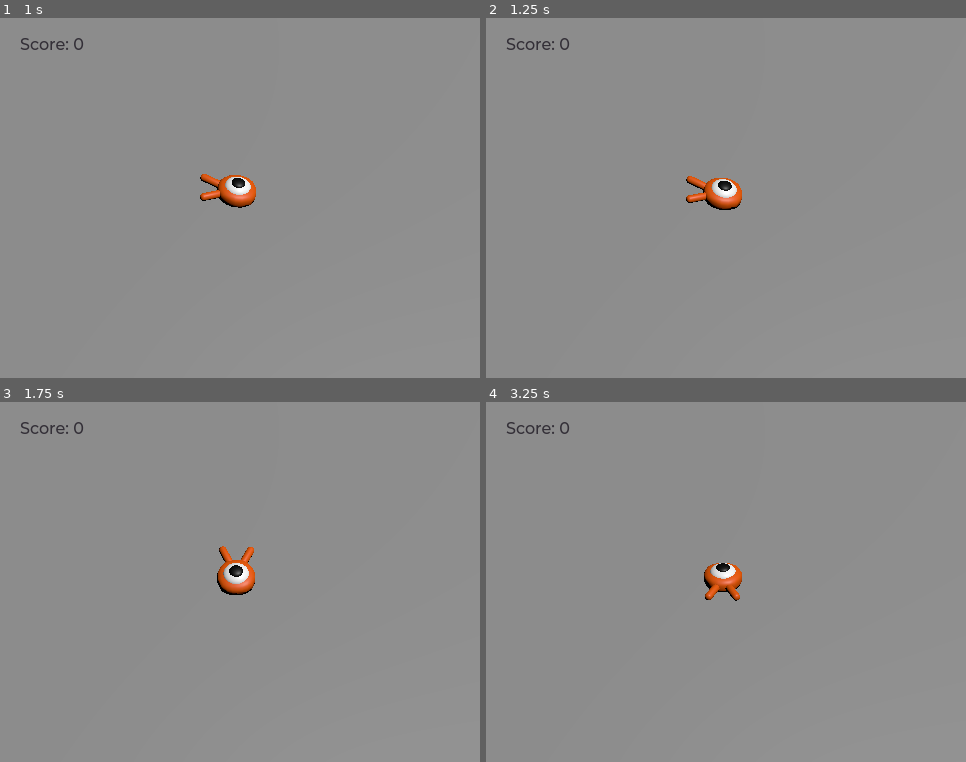
Above: before the commit, frames 1-4 (two rows, left to right).
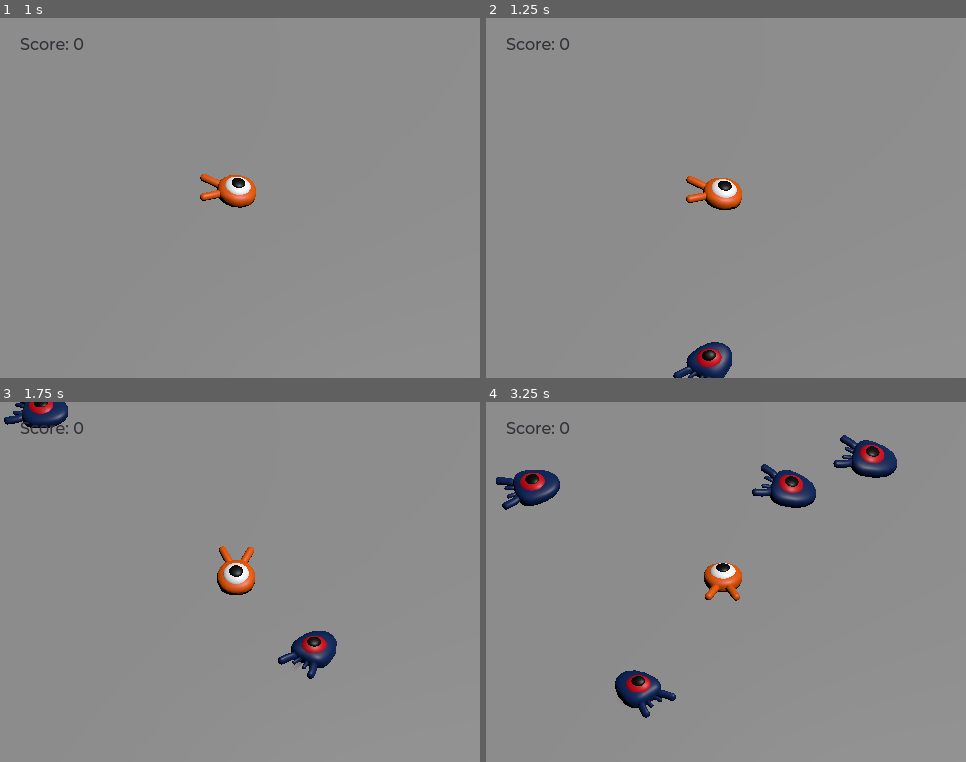
Above: after the commit, the same moments.

Repository: godotengine/godot-3d-dodge-the-creeps
Game: Godot game, scene res://Main.tscn
Same seed, same stepped clock (60 frames per second), same inputs: the game is played once before the commit and once after it.
Inputs:
- Up to frame 1 (1 s): tap Enter (ui_accept) at 0.5 s; hold Right (move_right) from 0.53 s (still down); tap Space (jump) at 0.77 s
- Up to frame 2 (1.25 s): keep holding Right (move_right)
- Up to frame 3 (1.75 s): release Right (move_right) at 1.28 s; hold Down (move_back) from 1.28 s (still down); tap Space (jump) at 1.52 s
- Up to frame 4 (3.25 s): release Down (move_back) at 2.03 s; hold Right (move_right) 2.03-2.78 s; hold Up (move_forward) from 2.78 s (still down); tap Space (jump) at 3.02 s

Frame 1 is identical in both runs. In frame 2, 0.8% of the frame differs, in the area x 38-52%, y 90-100%; in frame 3, 1.6%; in frame 4, 3.8%, in the area x 2-86%, y 9-88%.
Error before the commit: Parse Error: Member "velocity" redefined (original in native class 'CharacterBody3D') (res://Mob.gd:11)
Error after the commit: Invalid assignment of property or key 'playback_speed' with value of type 'int' on a base object of type 'AnimationPlayer'. (res://Player.gd:34)

Commit message:
Update Mob.gd

Diff:
--- a/dodge_the_creeps_3d/Mob.gd
+++ b/dodge_the_creeps_3d/Mob.gd
@@ -8,12 +8,12 @@
 # Maximum speed of the mob in meters per second.
 @export var max_speed = 18
 
-var velocity = Vector3.ZERO
+var target_velocity = Vector3.ZERO
 
 
 func _physics_process(_delta):
 	# warning-ignore:return_value_discarded
-	set_velocity(velocity)
+	set_velocity(target_velocity)
 	move_and_slide()
 
 
@@ -23,15 +23,15 @@
 
 	var random_speed = randf_range(min_speed, max_speed)
 	# We calculate a forward velocity first, which represents the speed.
-	velocity = Vector3.FORWARD * random_speed
+	target_velocity = Vector3.FORWARD * random_speed
 	# We then rotate the vector based on the mob's Y rotation to move in the direction it's looking.
-	velocity = velocity.rotated(Vector3.UP, rotation.y)
+	target_velocity = target_velocity.rotated(Vector3.UP, rotation.y)
 
 	$AnimationPlayer.playback_speed = random_speed / min_speed
 
 
 func squash():
-	emit_signal("squashed")
+	squashed.emit()
 	queue_free()
 
 
